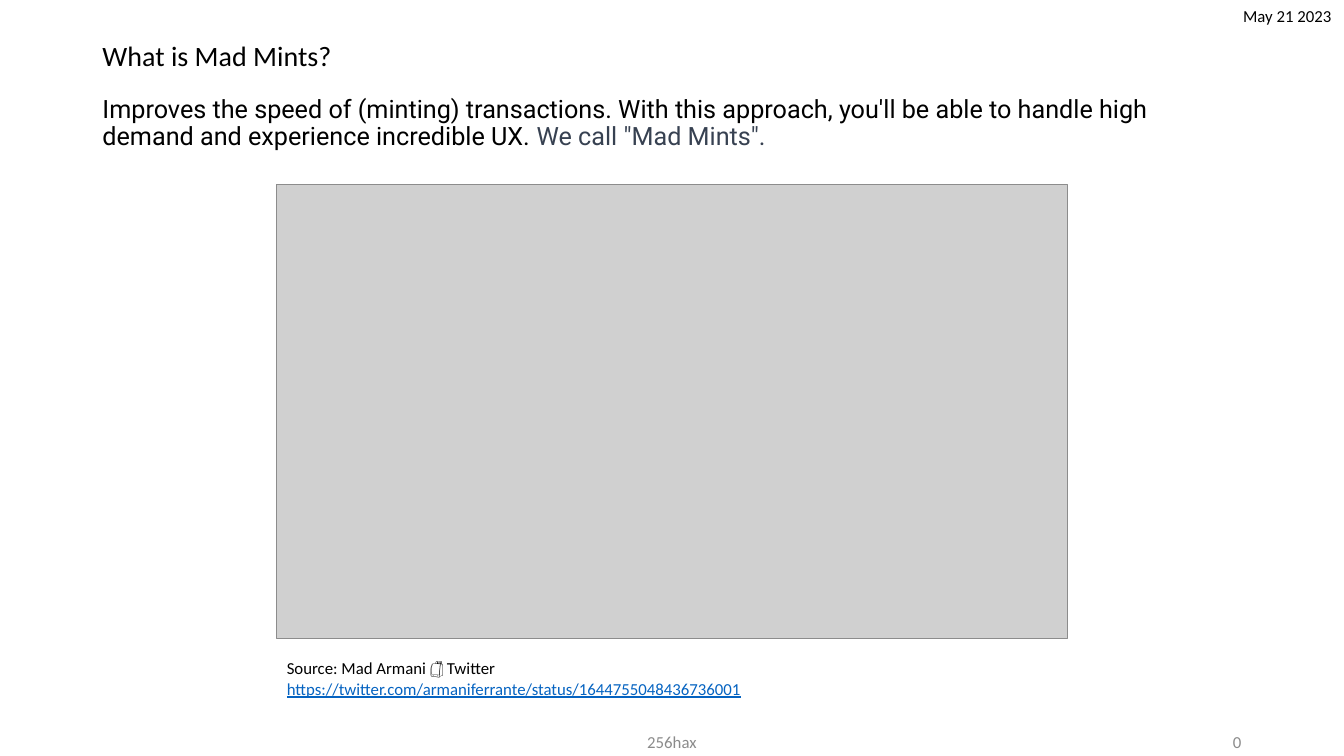
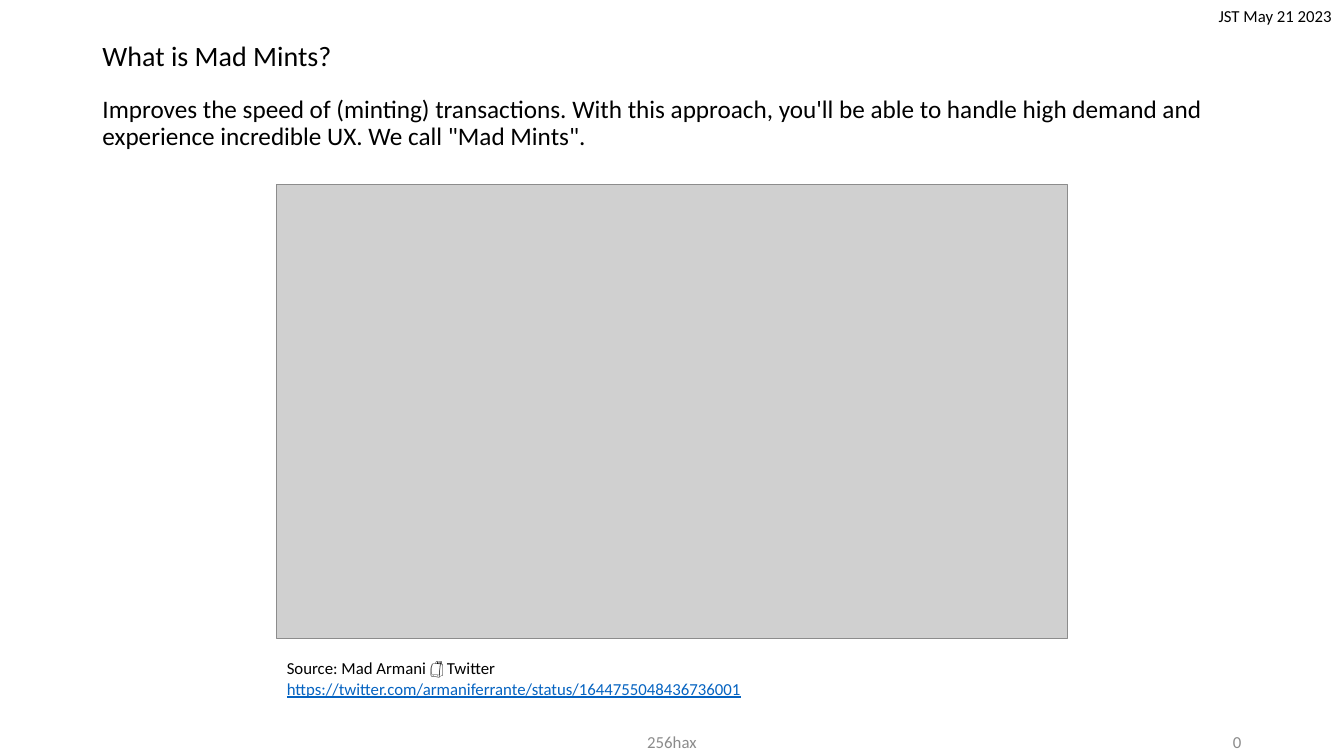
Before and after one commit to 256hax/mad-mints, a slide deck: slide 1 of docs/Mad-Mints.pptx. Drawn at 1344x756 pixels with LibreOffice and Linux fonts; fonts in the diff are those of the drawing; grey boxes stand for pictures; background and template pictures are left out. Boxes give left, top, right and bottom in pixels: in the first picture for what was removed or moved away, otherwise in the second. Text is boxed around its words. In the diff, an @@ line names an element or a change of style, - is before the commit and + after.

```diff
--- a/docs/Mad-Mints.pptx
+++ b/docs/Mad-Mints.pptx
@@ text at [1219, 11, 1332, 25]: text changed @@
-May 21 2023
+JST May 21 2023
@@ text "Improves the speed of (minting) ..." at [102, 99, 1201, 149]: font Roboto to Calibri; text colour #374151 to #000000 in "We call "Mad Mints"." @@
```
Also in this commit, not shown: 7 other slides changed, 1 slide added.
